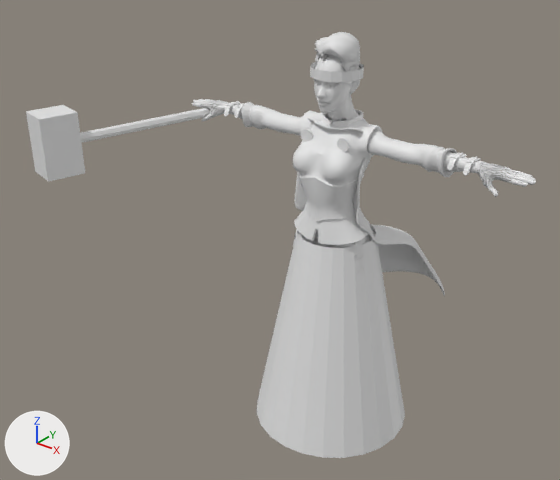
The glTF model unity/Tools~/models/heroes_hd/SB_Hero_solenne_HD.glb, before and after one commit.
One viewpoint serves both versions: a camera (50 mm lens) standing at (1.72, -2.49, 2.42) and looking at (-0.23, -0.06, 0.92). The lights are fixed; the arrows at lower left show +X, +Y and +Z. The picture after the commit comes second. Vertices at exactly the same position are counted once.

The first picture shows 'SB_Hero_solenne'.
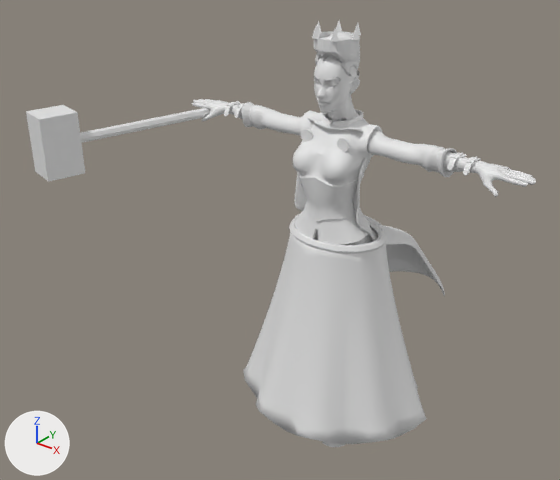
Pixel boxes [x1, y1, x2, y2] of what changed, in the pictures (560 x 480 px; the box of a moved part takes in the faces that stretch with it):
```json
{"object": "SB_Hero_solenne", "change": "reshaped", "before": [26, 32, 536, 458], "after": [26, 20, 536, 447]}
{"part": 1, "of": "me_face", "change": "rebuilt", "before": [257, 224, 405, 458], "after": [243, 214, 426, 444], "on screen": "23% wider"}
{"part": 2, "of": "me_face", "change": "added", "after": [289, 218, 387, 254]}
{"part": 3, "of": "me_face", "change": "added", "after": [314, 31, 360, 52]}
{"part": 4, "of": "me_face", "change": "moved or reshaped", "before": [192, 39, 535, 295], "after": [192, 20, 535, 444]}
```

Edits to the scene script, one JSON object a line:
```json
{"block": "me_face", "where": "# used by ob_sb_hero_solenne; location = (0.0, 0.0, 0.0)"}
{"op": "remove", "block": "me_face", "code": "me_face.from_pydata(...)  # 14190 vertices, 24497 faces; spans x -1.01..0.83, y -0.78..0.89, z 0.0..1.84"}
{"op": "add", "block": "me_face", "code": "me_face.from_pydata(...)  # 14716 vertices, 24889 faces; spans x -1.01..0.83, y -0.78..0.89, z 0.0..1.87"}
{"block": "me_face", "change": "me_face part 1: the loose piece of 48 vertices spanning x -0.36..0.36, y -0.31..0.41, z 0.04..0.99 is rebuilt with 827 vertices and now spans x -0.47..0.48, y -0.32..0.45, z 0.11..1.0"}
{"block": "me_face", "change": "me_face part 2: a new loose piece of 240 vertices spanning x -0.22..0.23, y -0.13..0.24, z 0.96..1.0"}
{"block": "me_face", "change": "me_face part 3: a new loose piece of 40 vertices spanning x -0.09..0.09, y -0.09..0.09, z 1.78..1.83"}
{"block": "me_face", "change": "me_face part 4: 270 vertices moved within x -0.83..0.83, y -0.15..0.89, z 0.03..1.74; 1011 vertices removed from x -0.83..0.83, y -0.16..0.89, z 0.0..1.82; 552 vertices added at x -0.83..0.83, y -0.16..0.78, z 0.01..1.87"}
{"block": "me_face", "change": "other edits to the shape of me_face do not show in these pictures"}
```
